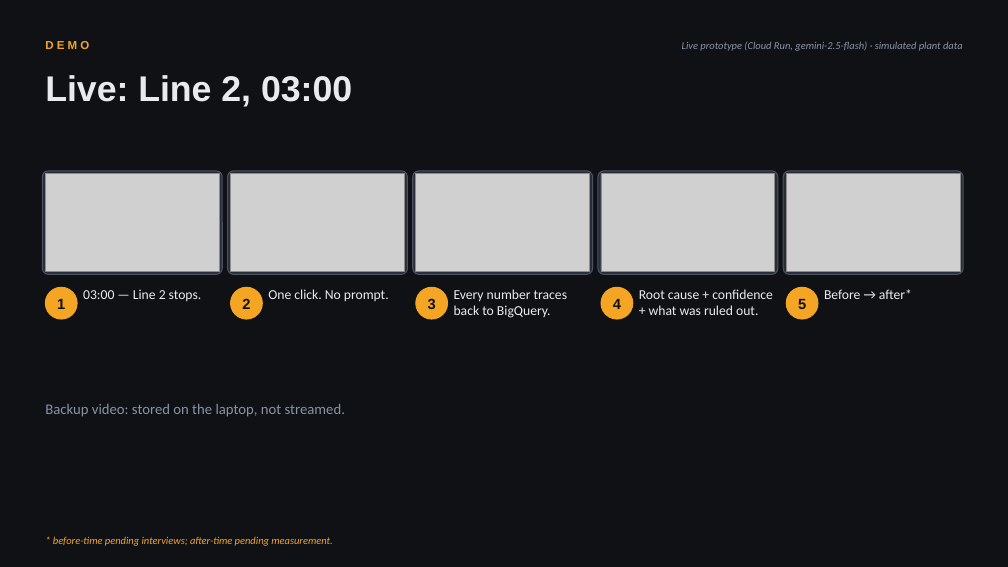
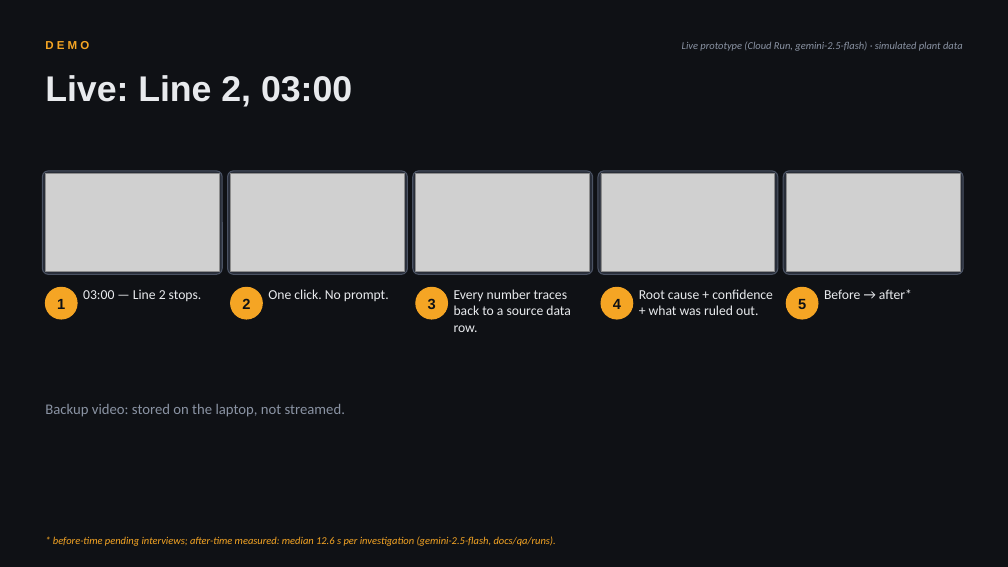
Before and after one commit to YMUNick/AILineSleuth, a slide deck: slide 5 of docs/pitch/LineSleuth-demo.pptx. Drawn at 1008x567 pixels with LibreOffice and Linux fonts; fonts in the diff are those of the drawing; grey boxes stand for pictures. Boxes give left, top, right and bottom in pixels: in the first picture for what was removed or moved away, otherwise in the second. Text is boxed around its words. In the diff, an @@ line names an element or a change of style, - is before the commit and + after.

```diff
--- a/docs/pitch/LineSleuth-demo.pptx
+++ b/docs/pitch/LineSleuth-demo.pptx
@@ text at (x1=454, y1=289, x2=570, y2=332): text changed @@
-Every number traces back to BigQuery.
+Every number traces back to a source data row.
@@ text at (x1=53, y1=536, x2=556, y2=546): text changed @@
-* before-time pending interviews; after-time pending measurement.
+* before-time pending interviews; after-time measured: median 12.6 s per investigation (gemini-2.5-flash, docs/qa/runs).
```
Also in this commit, not shown: 3 other slides changed, 25 other files.
